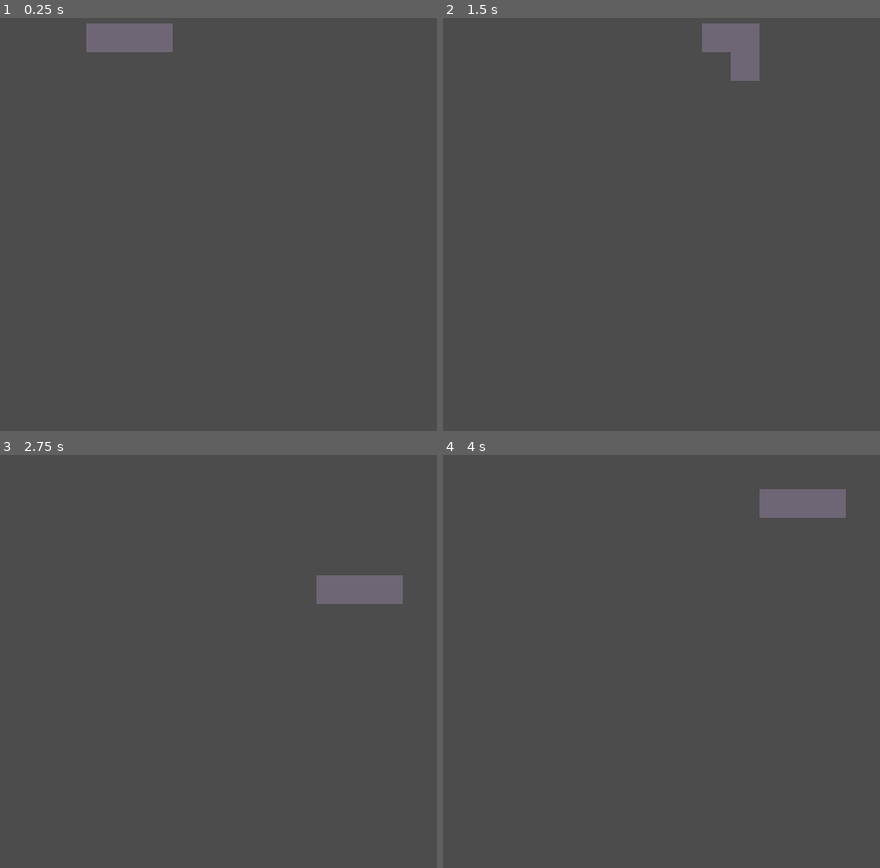
Above: before the commit, frames 1-4 (two rows, left to right).
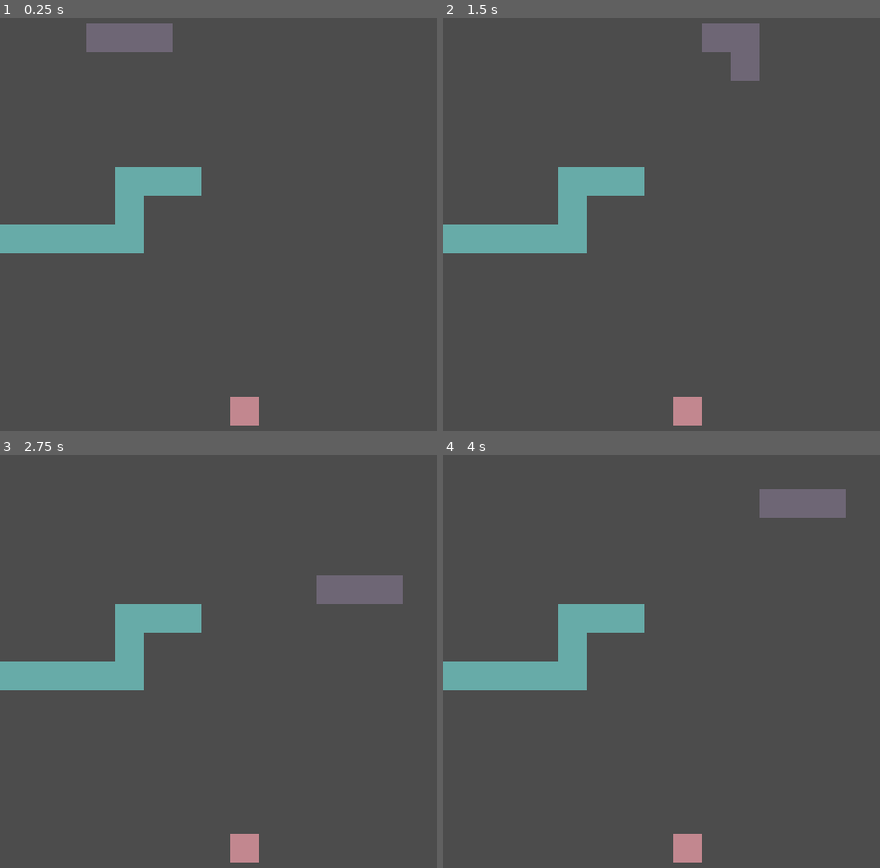
Above: after the commit, the same moments.

Repository: Robimy-gry/HackYeah
Game: Godot game, scene res://MainGame.tscn
Same seed, same stepped clock (60 frames per second), same inputs: the game is played once before the commit and once after it.
Inputs:
- Up to frame 1 (0.25 s): no input
- Up to frame 2 (1.5 s): hold Right (ui_right) 0.53-1.28 s; hold Down (ui_down) from 1.28 s (still down)
- Up to frame 3 (2.75 s): release Down (ui_down) at 2.03 s; hold Right (ui_right) from 2.03 s (still down)
- Up to frame 4 (4 s): release Right (ui_right) at 2.78 s; hold Up (ui_up) 2.78-3.53 s; hold Left (ui_left) from 3.53 s (still down)

The runs differ from the first frame. In frame 1, 4.6% of the frame differs, in the area x 0-60%, y 36-99%; in frame 2, 4.6%; in frame 3, 4.6%; in frame 4, 4.6%.

Commit message:
feat: basic player interaction with environment

Diff:
--- a/MainGame.gd
+++ b/MainGame.gd
@@ -2,13 +2,52 @@
 
 const PLAYER = 0
 const BORDER = 1
+const POWERUP = 2
+const MAP_WIDTH = 25
+const MAP_HEIGHT = 20
+const POWERUP_TYPES = ["LIFE", "SPEED_UP", "SPEED_DOWN", "TELEPORT"]
+var borders = [
+	Vector2(4,10), Vector2(5,10), Vector2(6,10),
+	Vector2(4,11), Vector2(4,12), Vector2(3,12),
+	Vector2(2,12), Vector2(1,12), Vector2(0,12)]
+var powerup
 var player_body = [Vector2(4,5), Vector2(3,5), Vector2(2,5)]
 var player_direction = Vector2(1,0)
+var add_life = false
+var teleport = false
+var teleport_pos
 
 
 func _ready():
+	powerup = place_powerup()
+	draw_powerup()
 	draw_player()
+	draw_borders()
 
+
+func place_powerup():
+	var valid_point = false
+	var x
+	var y
+	var powerup = {}
+	while (not valid_point):
+		randomize()
+		x = randi() % MAP_WIDTH
+		y = randi() % MAP_HEIGHT
+		if $Elements.get_cell(x,y) == -1:
+			powerup["position"] = Vector2(x,y)
+			powerup["type"] = randi() % len(POWERUP_TYPES)
+			print(POWERUP_TYPES[powerup["type"]])
+			valid_point = true
+	return powerup
+
+
+func draw_borders():
+	for border in borders:
+		$Elements.set_cell(border.x, border.y, BORDER)
+
+func draw_powerup():
+	$Elements.set_cell(powerup["position"].x, powerup["position"].y, POWERUP)
 
 func draw_player():
 	for block in player_body:
@@ -17,8 +56,20 @@
 
 func move_player():
 	delete_tiles(PLAYER)
-	var body_copy = player_body.slice(0, player_body.size() - 2)
+	var body_copy
+	if add_life:
+		body_copy = player_body.slice(0, player_body.size() - 1)
+		add_life = false
+	else:
+		body_copy = player_body.slice(0, player_body.size() - 2)
 	var new_head = body_copy[0] + player_direction
+	if new_head.x < 0: new_head.x = MAP_WIDTH - 1
+	if new_head.x >= MAP_WIDTH: new_head.x = 0
+	if new_head.y < 0: new_head.y = MAP_HEIGHT - 1
+	if new_head.y >= MAP_HEIGHT: new_head.y = 0
+	if teleport:
+		new_head = teleport_pos
+		teleport = false
 	body_copy.insert(0, new_head)
 	player_body = body_copy
 
@@ -34,6 +85,59 @@
 	if Input.is_action_just_pressed("ui_left"): player_direction = Vector2(-1,0)
 	if Input.is_action_just_pressed("ui_right"): player_direction = Vector2(1,0)
 
+
+func check_border_eaten():
+	var counter = 0
+	var indexes = []
+	for border in borders:
+		if border == player_body[0]:
+			indexes.push_front(counter)
+		counter += 1
+	for index in indexes:
+		borders.remove(index)
+
+func check_powerup_eaten():
+	if powerup["position"] == player_body[0]:
+		activate_powerup(powerup)
+		powerup = place_powerup()
+
+
+func activate_powerup(powerup):
+	if POWERUP_TYPES[powerup["type"]] == "LIFE":
+		add_life = true
+	elif POWERUP_TYPES[powerup["type"]] in ["SPEED_UP", "SPEED_DOWN"]:
+		$PowerupTimer.stop()
+		if POWERUP_TYPES[powerup["type"]] == "SPEED_UP":
+			$PlayerMovementTimer.wait_time = 0.1
+		if POWERUP_TYPES[powerup["type"]] == "SPEED_DOWN":
+			$PlayerMovementTimer.wait_time = 0.4
+		$PowerupTimer.start()
+	elif POWERUP_TYPES[powerup["type"]] == "TELEPORT":
+		teleport_pos = teleport_player()
+
+func teleport_player():
+	var valid_point = false
+	var x
+	var y
+	while(not valid_point):
+		randomize()
+		x = randi() % MAP_WIDTH
+		y = randi() % MAP_HEIGHT
+		if $Elements.get_cell(x,y) == -1:
+			valid_point = true
+			teleport = true
+	return Vector2(x,y)
+
+
+
 func _on_PlayerMovementTimer_timeout() -> void:
 	move_player()
+	draw_borders()
+	draw_powerup()
 	draw_player()
+	check_border_eaten()
+	check_powerup_eaten()
+
+
+func _on_PowerupTimer_timeout() -> void:
+	$PlayerMovementTimer.wait_time = 0.2
--- a/MainGame.tscn
+++ b/MainGame.tscn
@@ -1,13 +1,17 @@
-[gd_scene load_steps=7 format=2]
+[gd_scene load_steps=9 format=2]
 
 [ext_resource path="res://MainGame.gd" type="Script" id=1]
 [ext_resource path="res://Graphics/snek.png" type="Texture" id=2]
 [ext_resource path="res://Graphics/border.png" type="Texture" id=3]
+[ext_resource path="res://Graphics/powerup.png" type="Texture" id=4]
 
 [sub_resource type="ConvexPolygonShape2D" id=1]
 points = PoolVector2Array( 0, 0, 32, 0, 32, 32, 0, 32 )
 
 [sub_resource type="ConvexPolygonShape2D" id=2]
+points = PoolVector2Array( 0, 0, 32, 0, 32, 32, 0, 32 )
+
+[sub_resource type="ConvexPolygonShape2D" id=4]
 points = PoolVector2Array( 0, 0, 32, 0, 32, 32, 0, 32 )
 
 [sub_resource type="TileSet" id=3]
@@ -53,6 +57,27 @@
 "shape_transform": Transform2D( 1, 0, 0, 1, 0, 0 )
 } ]
 1/z_index = 0
+2/name = "powerup.png 2"
+2/texture = ExtResource( 4 )
+2/tex_offset = Vector2( 0, 0 )
+2/modulate = Color( 1, 1, 1, 1 )
+2/region = Rect2( 0, 0, 32, 32 )
+2/tile_mode = 0
+2/occluder_offset = Vector2( 0, 0 )
+2/navigation_offset = Vector2( 0, 0 )
+2/shape_offset = Vector2( 0, 0 )
+2/shape_transform = Transform2D( 1, 0, 0, 1, 0, 0 )
+2/shape = SubResource( 4 )
+2/shape_one_way = false
+2/shape_one_way_margin = 1.0
+2/shapes = [ {
+"autotile_coord": Vector2( 0, 0 ),
+"one_way": false,
+"one_way_margin": 1.0,
+"shape": SubResource( 4 ),
+"shape_transform": Transform2D( 1, 0, 0, 1, 0, 0 )
+} ]
+2/z_index = 0
 
 [node name="MainGame" type="Node2D"]
 script = ExtResource( 1 )
@@ -65,4 +90,9 @@
 [node name="PlayerMovementTimer" type="Timer" parent="."]
 wait_time = 0.2
 autostart = true
+
+[node name="PowerupTimer" type="Timer" parent="."]
+wait_time = 4.0
+one_shot = true
 [connection signal="timeout" from="PlayerMovementTimer" to="." method="_on_PlayerMovementTimer_timeout"]
+[connection signal="timeout" from="PowerupTimer" to="." method="_on_PowerupTimer_timeout"]
Binary file added: Graphics/powerup.png
Not shown, added: Graphics/powerup.png.import
